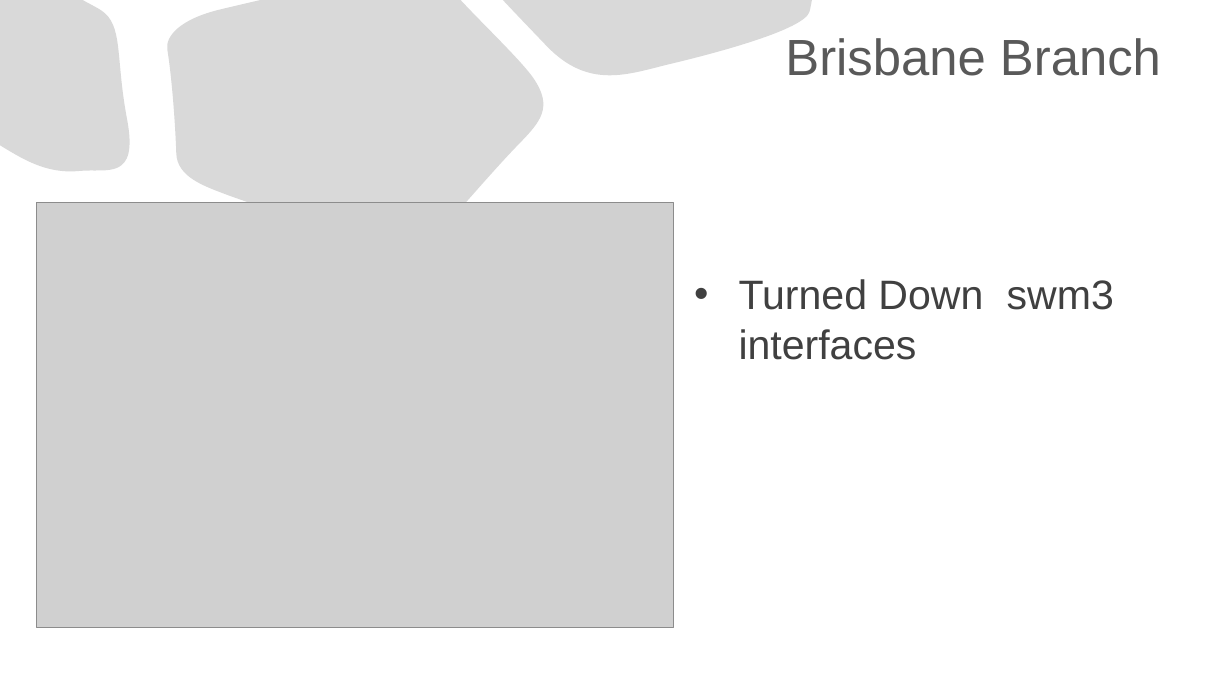
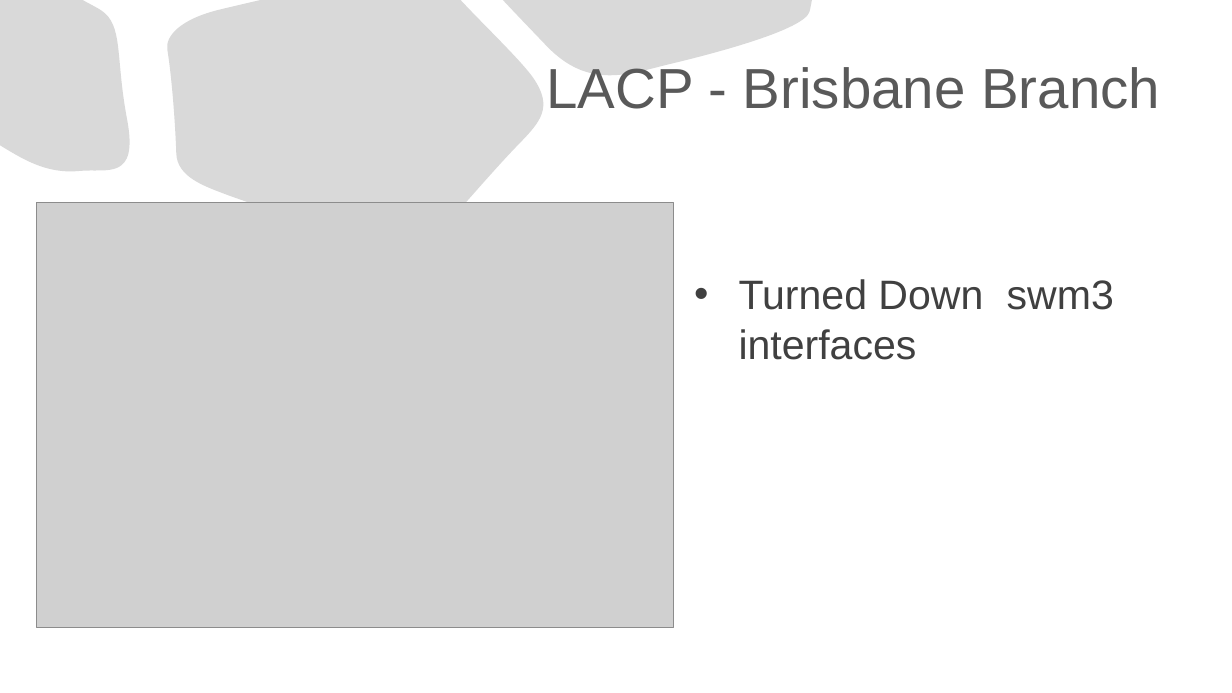
Before and after one commit to Advanced-Diploma-of-IT-Tel-Network-Eng/Assessments, a slide deck: slide 37 of TERM1-BLOCK1/2-ICTNWK541-Configure_Verify_Troubleshoot_WAN_links-IP_services/Assessmet_Task2/Task2/ICTNWK541 Assessment task.pptx. Drawn at 1232x693 pixels with LibreOffice and Linux fonts; fonts in the diff are those of the drawing; grey boxes stand for pictures. Boxes give left, top, right and bottom in pixels: in the first picture for what was removed or moved away, otherwise in the second. Text is boxed around its words. In the diff, an @@ line names an element or a change of style, - is before the commit and + after.

```diff
--- a/TERM1-BLOCK1/2-ICTNWK541-Configure_Verify_Troubleshoot_WAN_links-IP_services/Assessmet_Task2/Task2/ICTNWK541 Assessment task.pptx
+++ b/TERM1-BLOCK1/2-ICTNWK541-Configure_Verify_Troubleshoot_WAN_links-IP_services/Assessmet_Task2/Task2/ICTNWK541 Assessment task.pptx
@@ title at box(546, 67, 1160, 109): text changed; size 39.6 to 44 pt @@
-Brisbane Branch
+LACP - Brisbane Branch
```
Also in this commit, not shown: 3 other slides changed, 17 slides added, 1 slide removed, 1 other file.
